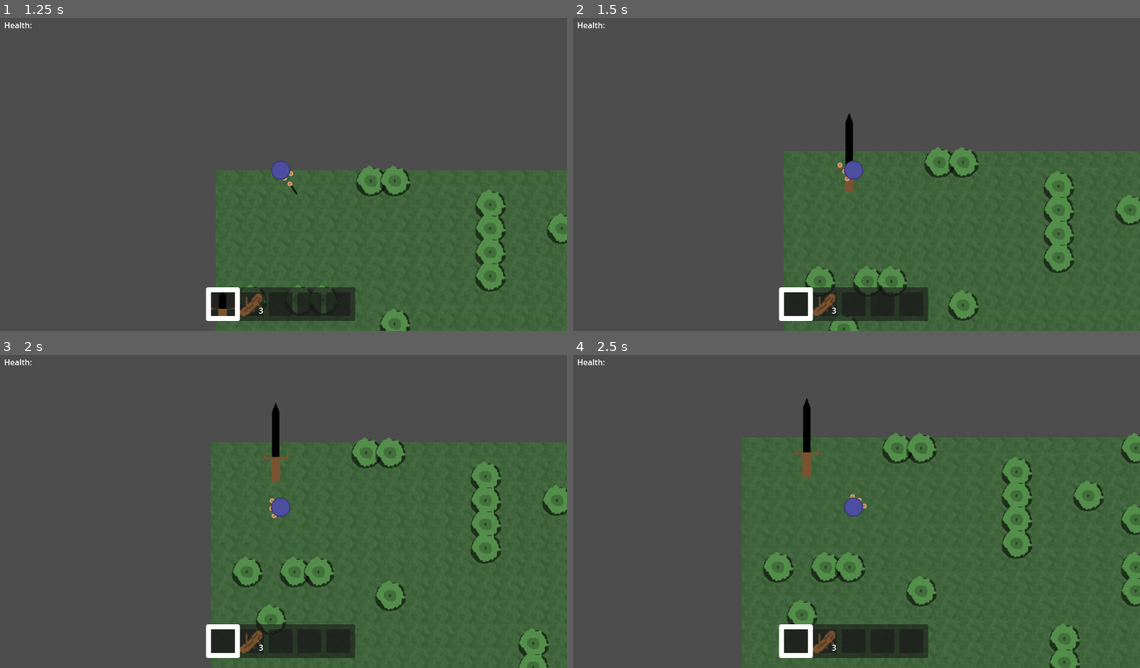
Above: before the commit, frames 1-4 (two rows, left to right).
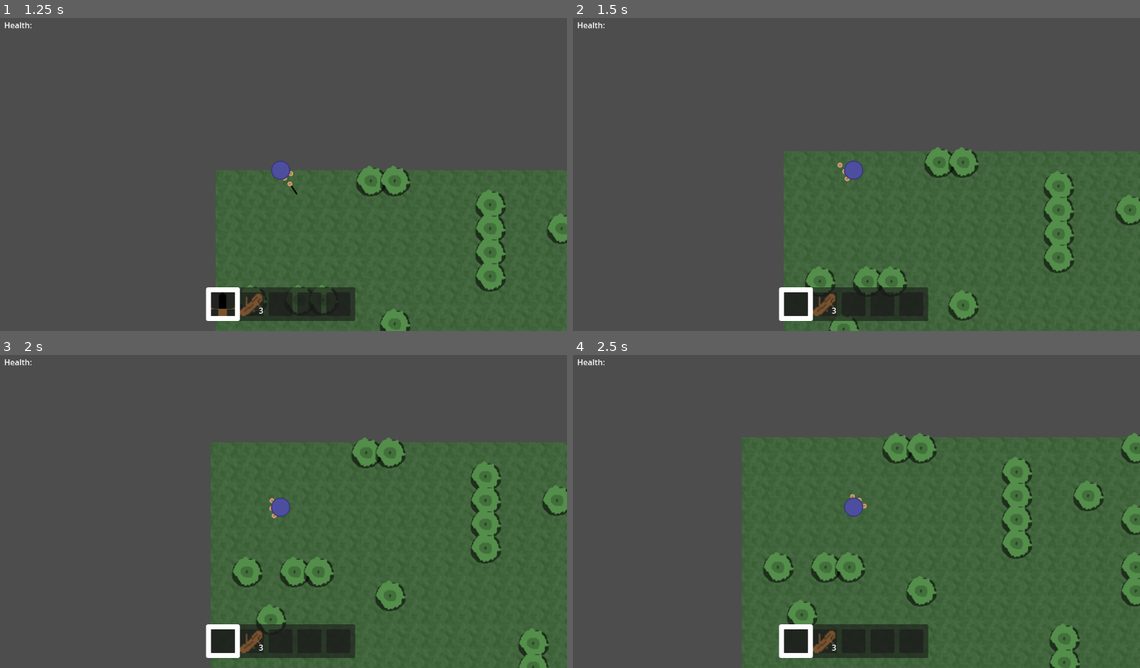
Above: after the commit, the same moments.

Repository: artmouse155/lets_survive
Game: Godot game, scene res://Scenes/WorldTest.tscn
Two runs of this game, one before a commit and one after it. Both use one fixed random seed, a clock stepped at 60 frames per second and the inputs below.
Inputs (mouse positions are in pixels of both pictures, inside the frame that each line leads up to):
- Up to frame 1 (1.25 s): tap Enter at 0.5 s; press the mouse at (277, 171) at 0.53 s; hold D (right) from 0.53 s (still down)
- Up to frame 2 (1.5 s): move the mouse to (737, 187) at 1.27 s; release D (right) at 1.28 s; release the mouse at (737, 187) at 1.28 s; hold S (down) from 1.28 s (still down); tap X (drop_selected_item) at 1.35 s
- Up to frame 3 (2 s): keep holding S (down)
- Up to frame 4 (2.5 s): move the mouse to (913, 436) at 2.02 s; release S (down) at 2.03 s; hold D (right) from 2.03 s (still down); tap 1 (select_0) at 2.1 s

Frame 1 is identical in both runs. In frame 2, 0.3% of the frame differs, in the area x 46-50%, y 30-56%; in frame 3, 0.4%, in the area x 46-51%, y 15-41%; in frame 4, 0.4%.

Commit message:
🚚(entity model) More renaming

Diff:
--- a/Scenes/HumanSprite.tscn
+++ b/Scenes/PlayerEntity.tscn
@@ -1,20 +1,10 @@
-[gd_scene load_steps=27 format=3 uid="uid://bdriym0k3hk1g"]
+[gd_scene load_steps=24 format=3 uid="uid://bdriym0k3hk1g"]
 
 [ext_resource type="Texture2D" uid="uid://4oiecskv1ol2" path="res://Resources/Textures/Terrain/dude.png" id="1_mug8v"]
-[ext_resource type="Script" uid="uid://bq7btvrn0u1rs" path="res://Scripts/human_sprite.gd" id="2_mug8v"]
-[ext_resource type="Script" uid="uid://c4r1h1lajnqwo" path="res://item.gd" id="2_ngjm7"]
+[ext_resource type="Script" uid="uid://bq7btvrn0u1rs" path="res://Scripts/player_entity.gd" id="2_mug8v"]
 [ext_resource type="Texture2D" uid="uid://b5ri0e6agp7r4" path="res://Resources/Textures/Terrain/hand.png" id="3_sar6w"]
 [ext_resource type="Texture2D" uid="uid://vdpl0cs1odtg" path="res://Resources/Textures/Terrain/cool_sword.png" id="4_2lkt2"]
 [ext_resource type="PackedScene" uid="uid://djrh6t2ximylw" path="res://Scenes/melee_radius.tscn" id="5_oyunc"]
-
-[sub_resource type="Resource" id="Resource_ngjm7"]
-script = ExtResource("2_ngjm7")
-metadata/_custom_type_script = "uid://c4r1h1lajnqwo"
-
-[sub_resource type="Resource" id="Resource_35ope"]
-script = ExtResource("2_ngjm7")
-item_name = 2
-metadata/_custom_type_script = "uid://c4r1h1lajnqwo"
 
 [sub_resource type="AnimationNodeAnimation" id="AnimationNodeAnimation_sar6w"]
 animation = &"RESET"
@@ -268,7 +258,6 @@
 script = ExtResource("2_mug8v")
 melee_radius = NodePath("MeleeRadius")
 _tool_sprite = NodePath("Body/ArmR/HandR/Tool")
-inventory = Array[ExtResource("2_ngjm7")]([SubResource("Resource_ngjm7"), SubResource("Resource_35ope")])
 metadata/_custom_type_script = "uid://bq7btvrn0u1rs"
 
 [node name="Body" type="Sprite2D" parent="."]
@@ -315,4 +304,3 @@
 
 [node name="MeleeRadius" parent="." instance=ExtResource("5_oyunc")]
 radius = 20.0
-arc_angle = 1.5707963267949
--- a/Scenes/PlayerSelf.tscn
+++ b/Scenes/PlayerSelf.tscn
@@ -1,7 +1,7 @@
 [gd_scene load_steps=8 format=3 uid="uid://c6v2fkwk03kpo"]
 
 [ext_resource type="Script" uid="uid://cj8x2dvmayegx" path="res://Scripts/player_self.gd" id="1_80hld"]
-[ext_resource type="PackedScene" uid="uid://bdriym0k3hk1g" path="res://Scenes/HumanSprite.tscn" id="2_80hld"]
+[ext_resource type="PackedScene" uid="uid://bdriym0k3hk1g" path="res://Scenes/PlayerEntity.tscn" id="2_80hld"]
 [ext_resource type="Script" uid="uid://c4r1h1lajnqwo" path="res://item.gd" id="3_gubx5"]
 
 [sub_resource type="CircleShape2D" id="CircleShape2D_80hld"]
@@ -22,7 +22,7 @@
 z_index = 1
 motion_mode = 1
 script = ExtResource("1_80hld")
-sprite = NodePath("HumanSprite")
+sprite = NodePath("PlayerEntity")
 
 [node name="Camera2D" type="Camera2D" parent="."]
 zoom = Vector2(1.5, 1.5)
@@ -31,7 +31,7 @@
 [node name="CollisionShape2D" type="CollisionShape2D" parent="."]
 shape = SubResource("CircleShape2D_80hld")
 
-[node name="HumanSprite" parent="." instance=ExtResource("2_80hld")]
+[node name="PlayerEntity" parent="." instance=ExtResource("2_80hld")]
 _inventory = Array[ExtResource("3_gubx5")]([SubResource("Resource_38kob"), SubResource("Resource_dm1wv")])
 max_health = 100.0
 health = 100.0
Renamed: Scripts/human_sprite.gd -> Scripts/player_entity.gd
Renamed: Scripts/human_sprite.gd.uid -> Scripts/player_entity.gd.uid
